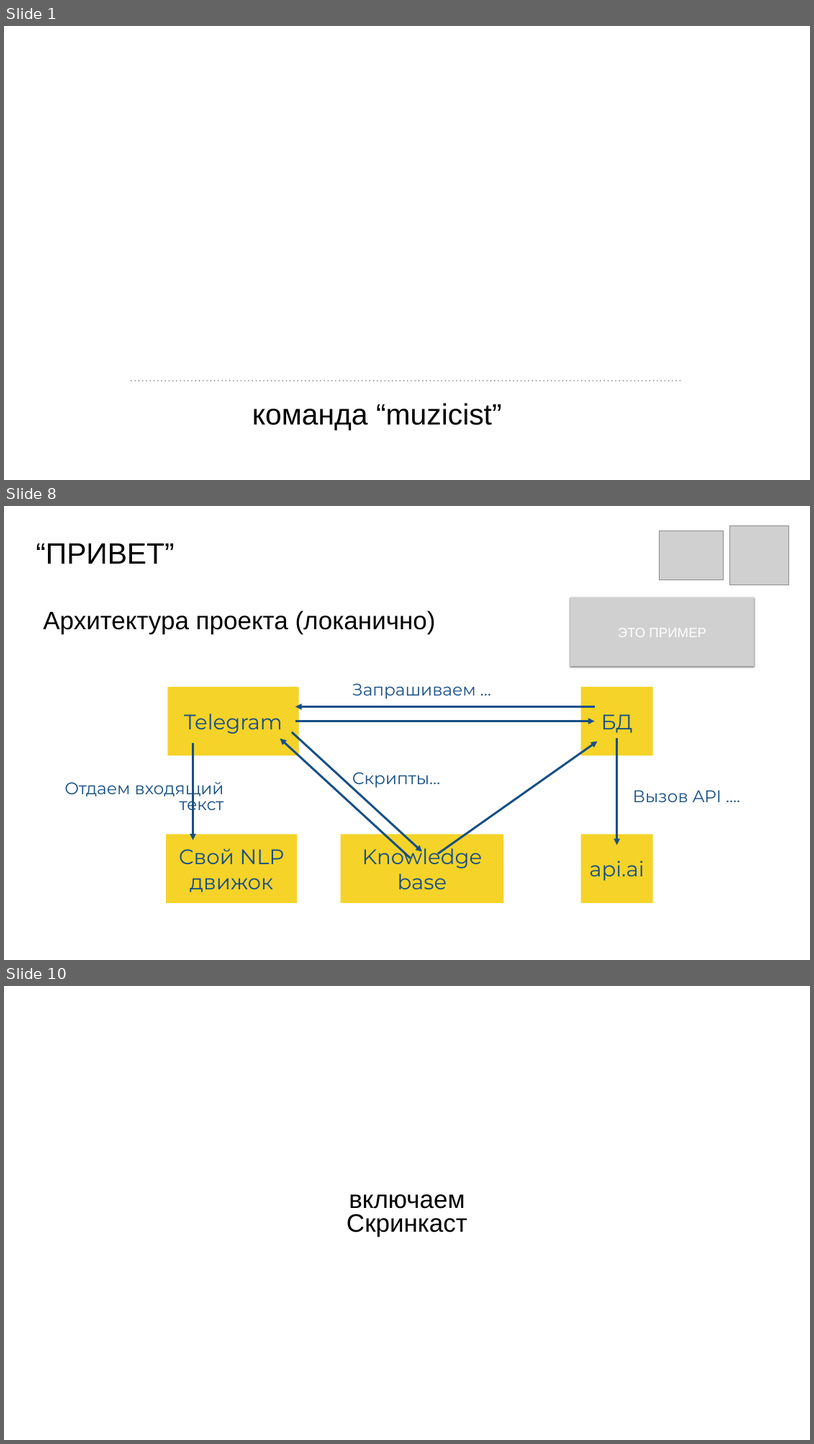
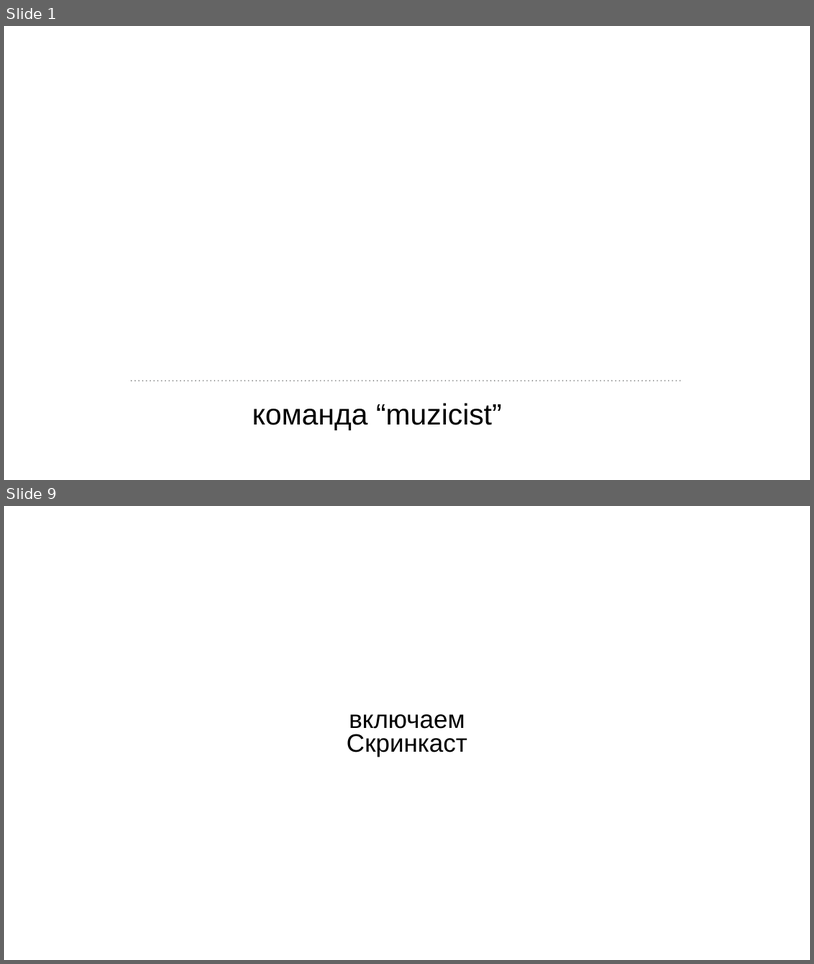
Before and after one commit to ivanbalashov239/muzicist, a slide deck: muzicist.pptx. Shown one above the other, each under a label of ours: slides 1, 8 and 10 before the commit, slides 1 and 9 after it; the slides between them are not shown. The pictures are 814x1444 and 814x964 pixels, drawn with LibreOffice and Linux fonts; fonts in the diff are those of the drawing; grey boxes stand for pictures; background and template pictures are left out. Boxes give left, top, right and bottom in pixels: in the first picture for what was removed or moved away, otherwise in the second. Text is boxed around its words. In the diff, an @@ line names an element or a change of style, - is before the commit and + after.

```diff
--- a/muzicist.pptx
+++ b/muzicist.pptx
@@ slide 8 removed at (4, 506, 810, 960), background #FFFFFF @@
@@ picture removed at (730, 526, 789, 584) @@
@@ text removed at (36, 543, 174, 564) @@
-“ПРИВЕТ”
@@ picture removed at (659, 530, 724, 579) @@
@@ text removed at (43, 610, 436, 634) @@
-Архитектура проекта (локанично)
@@ picture removed at (571, 597, 754, 666) @@
-ЭТО ПРИМЕР
@@ rectangle removed at (168, 687, 298, 755) @@
-Telegram
@@ text removed at (352, 683, 476, 699) @@
-Запрашиваем …
@@ rectangle removed at (581, 687, 653, 755) @@
-БД
@@ arrow removed from (296, 721) to (595, 721) @@
@@ arrow removed from (595, 706) to (296, 706) @@
@@ arrow removed from (193, 743) to (193, 840) @@
@@ arrow removed from (410, 857) to (280, 739) @@
@@ arrow removed from (292, 732) to (422, 852) @@
@@ arrow removed from (438, 854) to (597, 741) @@
@@ arrow removed from (617, 738) to (617, 844) @@
@@ text removed at (64, 778, 224, 814) @@
-Отдаем входящий текст
@@ text removed at (352, 772, 440, 788) @@
-Скрипты…
@@ text removed at (633, 790, 722, 802) @@
-Вызов API ….
@@ rectangle removed at (166, 834, 297, 903) @@
-Свой NLP движок
@@ rectangle removed at (340, 834, 504, 903) @@
-Knowledge base
@@ rectangle removed at (581, 834, 653, 903) @@
-api.ai
@@ what was slide 10 is now slide 9 @@
```
Also in this commit, not shown: 7 slides changed, 2 slides added, 3 other slides removed.
